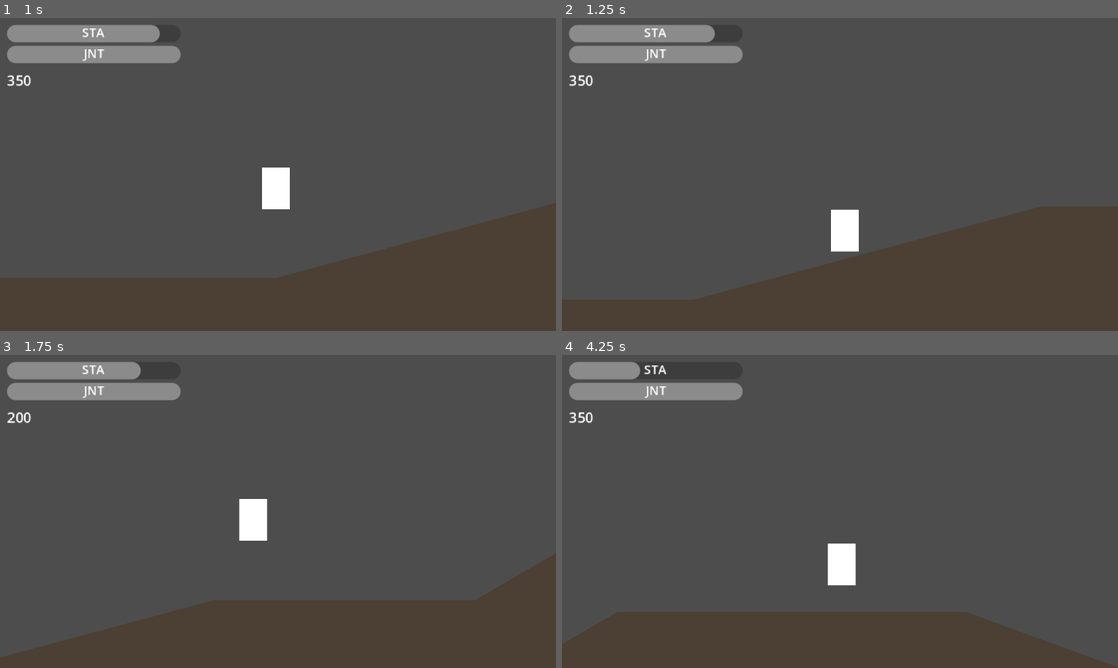
Above: before the commit, frames 1-4 (two rows, left to right).
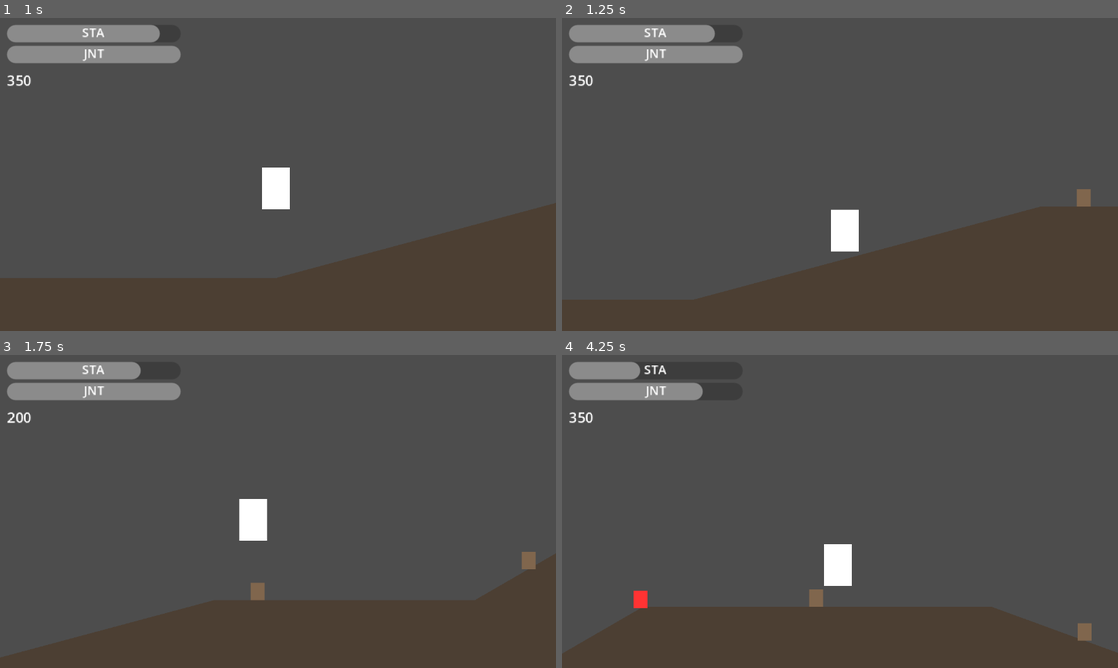
Above: after the commit, the same moments.

Repository: renatmannanov/ayda_run_game
Game: Godot game, scene res://scenes/main.tscn
Two runs of this game, one before a commit and one after it. Both use one fixed random seed, a clock stepped at 60 frames per second and the inputs below.
Inputs:
- Up to frame 1 (1 s): hold Shift (boost) from 0.53 s (still down); tap Space (jump) at 0.77 s
- Up to frame 2 (1.25 s): keep holding Shift (boost)
- Up to frame 3 (1.75 s): release Shift (boost) at 1.28 s; tap Shift (boost) at 1.35 s; tap Space (jump) at 1.52 s
- Up to frame 4 (4.25 s): hold S (brake) 2.03-2.78 s; hold Shift (boost) 2.03-2.78 s; tap Shift (boost) at 2.85 s; tap Space (jump) at 3.02, 3.77 s; hold Shift (boost) from 3.53 s (still down)

Frame 1 is identical in both runs. In frame 2, 0.1% of the frame differs, in the area x 92-96%, y 54-61%; in frame 3, 0.3%; in frame 4, 3.4%, in the area x 0-100%, y 8-100%.

Commit message:
Add obstacles — rocks on terrain that cost speed and joints
- Obstacle scene: Area2D with hit detection, one-time trigger
- Player HitboxArea detects obstacles, applies speed penalty + joints damage
- TerrainGenerator spawns obstacles along surface with random spacing
- Can be jumped over (costs stamina)

Co-Authored-By: Claude Opus 4.6 (1M context) <noreply@anthropic.com>

Diff:
--- a/scenes/main.tscn
+++ b/scenes/main.tscn
@@ -1,10 +1,11 @@
-[gd_scene load_steps=6 format=3 uid="uid://main00000001"]
+[gd_scene load_steps=7 format=3 uid="uid://main00000001"]
 
 [ext_resource type="PackedScene" uid="uid://b1player0001" path="res://scenes/player/Player.tscn" id="1_player"]
 [ext_resource type="Script" path="res://scripts/level/terrain_generator.gd" id="2_terrain"]
 [ext_resource type="PackedScene" path="res://scenes/ui/HUD.tscn" id="3_hud"]
 [ext_resource type="Script" path="res://scripts/level/main.gd" id="4_main"]
 [ext_resource type="PackedScene" path="res://scenes/ui/DeathScreen.tscn" id="5_death"]
+[ext_resource type="PackedScene" path="res://scenes/obstacles/Obstacle.tscn" id="6_obstacle"]
 
 [node name="Main" type="Node2D"]
 script = ExtResource("4_main")
@@ -12,6 +13,7 @@
 [node name="Terrain" type="Node2D" parent="."]
 position = Vector2(0, 160)
 script = ExtResource("2_terrain")
+obstacle_scene = ExtResource("6_obstacle")
 
 [node name="Player" parent="." instance=ExtResource("1_player")]
 position = Vector2(50, 140)
--- /dev/null
+++ b/scenes/obstacles/Obstacle.tscn
@@ -0,0 +1,22 @@
+[gd_scene load_steps=3 format=3]
+
+[ext_resource type="Script" path="res://scripts/obstacles/obstacle.gd" id="1_obstacle"]
+
+[sub_resource type="RectangleShape2D" id="RectangleShape2D_obs"]
+size = Vector2(8, 10)
+
+[node name="Obstacle" type="Area2D"]
+collision_layer = 2
+collision_mask = 0
+script = ExtResource("1_obstacle")
+
+[node name="CollisionShape2D" type="CollisionShape2D" parent="."]
+position = Vector2(0, -5)
+shape = SubResource("RectangleShape2D_obs")
+
+[node name="Visual" type="ColorRect" parent="."]
+offset_left = -4.0
+offset_top = -10.0
+offset_right = 4.0
+offset_bottom = 0.0
+color = Color(0.5, 0.4, 0.3, 1)
--- a/scenes/player/Player.tscn
+++ b/scenes/player/Player.tscn
@@ -8,6 +8,9 @@
 [sub_resource type="RectangleShape2D" id="RectangleShape2D_col"]
 size = Vector2(16, 24)
 
+[sub_resource type="RectangleShape2D" id="RectangleShape2D_hitbox"]
+size = Vector2(12, 20)
+
 [node name="Player" type="CharacterBody2D"]
 floor_snap_length = 8.0
 floor_max_angle = 1.0472
@@ -17,6 +20,14 @@
 position = Vector2(0, -12)
 shape = SubResource("RectangleShape2D_col")
 
+[node name="HitboxArea" type="Area2D" parent="."]
+collision_layer = 0
+collision_mask = 2
+
+[node name="HitboxShape" type="CollisionShape2D" parent="HitboxArea"]
+position = Vector2(0, -10)
+shape = SubResource("RectangleShape2D_hitbox")
+
 [node name="MovementController" type="Node" parent="."]
 script = ExtResource("2_movement")
 
--- a/scripts/level/terrain_generator.gd
+++ b/scripts/level/terrain_generator.gd
@@ -25,11 +25,17 @@
 # Цвет земли
 const GROUND_COLOR: Color = Color(0.3, 0.25, 0.2, 1.0)
 
+## Сцена препятствия
+@export var obstacle_scene: PackedScene
+## Среднее расстояние между препятствиями (px)
+@export var obstacle_spacing: float = 200.0
+
 var _surface_points: PackedVector2Array = PackedVector2Array()
 
 
 func _ready() -> void:
 	_generate_terrain()
+	_spawn_obstacles()
 
 
 func _generate_terrain() -> void:
@@ -76,6 +82,40 @@
 	body.add_child(visual)
 
 
+## Раскидываем препятствия по поверхности
+func _spawn_obstacles() -> void:
+	if obstacle_scene == null:
+		return
+
+	# Проходим по сегментам поверхности и ставим камни
+	var x_cursor: float = 400.0  # не ставить на старте
+	var total_x: float = _surface_points[_surface_points.size() - 1].x - 200.0  # не ставить у финиша
+
+	while x_cursor < total_x:
+		# Случайный разброс от среднего расстояния
+		x_cursor += obstacle_spacing * randf_range(0.5, 1.5)
+		if x_cursor >= total_x:
+			break
+
+		# Находим Y поверхности в этой точке (линейная интерполяция)
+		var y_pos: float = _get_surface_y(x_cursor)
+
+		var obs: Node = obstacle_scene.instantiate()
+		obs.position = Vector2(x_cursor, y_pos)
+		add_child(obs)
+
+
+## Получить Y поверхности для заданного X
+func _get_surface_y(x: float) -> float:
+	for i in range(_surface_points.size() - 1):
+		var p1: Vector2 = _surface_points[i]
+		var p2: Vector2 = _surface_points[i + 1]
+		if x >= p1.x and x <= p2.x:
+			var t: float = (x - p1.x) / (p2.x - p1.x)
+			return lerp(p1.y, p2.y, t)
+	return 0.0
+
+
 ## Возвращает массив точек поверхности для других систем
 func get_surface_points() -> PackedVector2Array:
 	return _surface_points
--- /dev/null
+++ b/scripts/obstacles/obstacle.gd
@@ -0,0 +1,26 @@
+# obstacle.gd
+# Препятствие на трассе — камень или корень
+# При столкновении: потеря скорости + урон по Joints
+class_name Obstacle
+extends Area2D
+
+signal hit_by_player()
+
+## Потеря скорости при столкновении (px/s)
+@export var speed_penalty: float = 100.0
+## Урон по Joints при столкновении
+@export var joints_damage: float = 12.0
+
+var _was_hit: bool = false
+
+
+## Вызывается игроком при столкновении, возвращает данные урона
+func take_hit() -> Dictionary:
+	if _was_hit:
+		return {}
+	_was_hit = true
+	hit_by_player.emit()
+	# Мигаем красным
+	var visual: ColorRect = $Visual
+	visual.color = Color(1.0, 0.2, 0.2, 1.0)
+	return {"speed_penalty": speed_penalty, "joints_damage": joints_damage}
--- a/scripts/player/player.gd
+++ b/scripts/player/player.gd
@@ -7,6 +7,7 @@
 @onready var _movement: Node = $MovementController
 @onready var _stamina: Node = $StaminaSystem
 @onready var _joints: Node = $JointsSystem
+@onready var _hitbox: Area2D = $HitboxArea
 
 var _is_dead: bool = false
 # HUD — подключается из main.gd через set_hud()
@@ -20,6 +21,7 @@
 	_stamina.stamina_changed.connect(_on_stamina_changed)
 	_joints.joints_changed.connect(_on_joints_changed)
 	_movement.speed_changed.connect(_on_speed_changed)
+	_hitbox.area_entered.connect(_on_obstacle_hit)
 
 
 func _physics_process(_delta: float) -> void:
@@ -32,6 +34,22 @@
 ## Подключить HUD снаружи
 func set_hud(hud: Node) -> void:
 	_hud = hud
+
+
+func _on_obstacle_hit(area: Area2D) -> void:
+	if _is_dead:
+		return
+	if area.has_method("take_hit"):
+		var hit_data: Dictionary = area.take_hit()
+		if hit_data.is_empty():
+			return
+		# Потеря скорости
+		_movement.current_speed = maxf(20.0, _movement.current_speed - hit_data["speed_penalty"])
+		# Урон по Joints
+		_joints.current_joints = maxf(0.0, _joints.current_joints - hit_data["joints_damage"])
+		_joints.joints_changed.emit(_joints.current_joints, _joints.max_joints)
+		if _joints.current_joints <= 0.0:
+			_joints.joint_broken.emit()
 
 
 func _on_jumped() -> void:
Not shown, added: scripts/obstacles/obstacle.gd.uid
